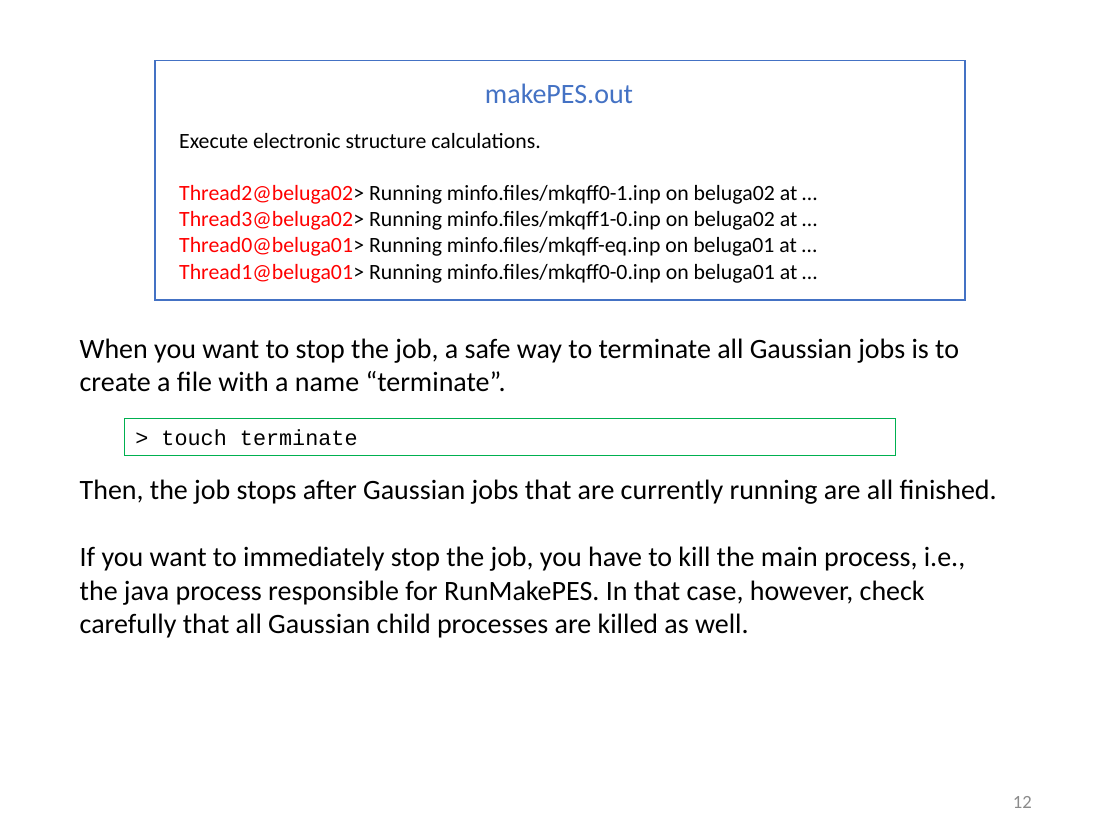
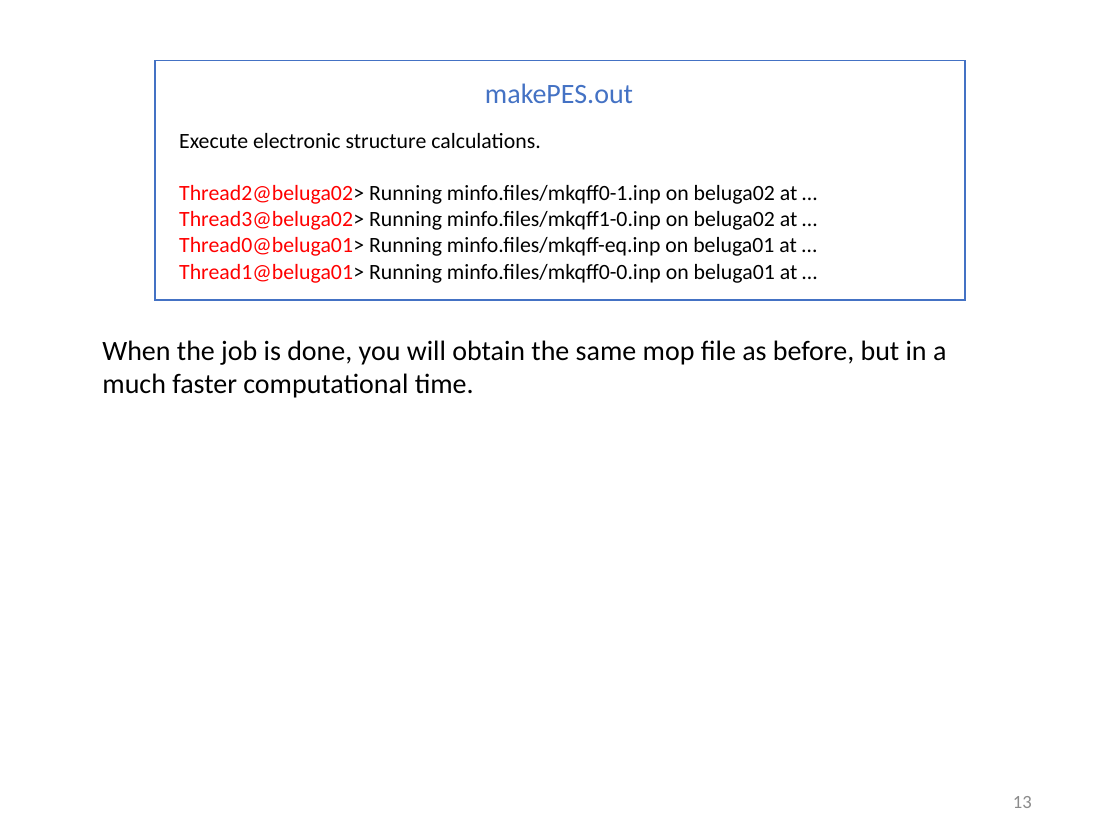
Before and after one commit to yagikiyoshi/sindo, a slide deck: slide 14 of doc/MakePES/usage_MakePES.pptx (slide 13 before the commit). Drawn at 1120x840 pixels with LibreOffice and Linux fonts; fonts in the diff are those of the drawing. Boxes give left, top, right and bottom in pixels: in the first picture for what was removed or moved away, otherwise in the second. Text is boxed around its words. In the diff, an @@ line names an element or a change of style, - is before the commit and + after.

```diff
--- a/doc/MakePES/usage_MakePES.pptx
+++ b/doc/MakePES/usage_MakePES.pptx
@@ text at <box>102,340,946,398</box>: text changed @@
-When you want to stop the job, a safe way to terminate all Gaussian jobs is to create a file with a name “terminate”.
+When the job is done, you will obtain the same mop file as before, but in a much faster computational time.
@@ rectangle removed at <box>124,418,896,456</box> @@
-> touch terminate
@@ text removed at <box>80,479,997,638</box> @@
-Then, the job stops after Gaussian jobs that are currently running are all finished.
-If you want to immediately stop the job, you have to kill the main process, i.e., the java process responsible for RunMakePES. In that case, however, check carefully that all Gaussian child processes are killed as well.
@@ page number at <box>1013,796,1032,808</box>: text changed @@
-12
+13
```
Also in this commit, not shown: 33 other slides changed, 10 slides added, 5 slides removed, 1 other file.
